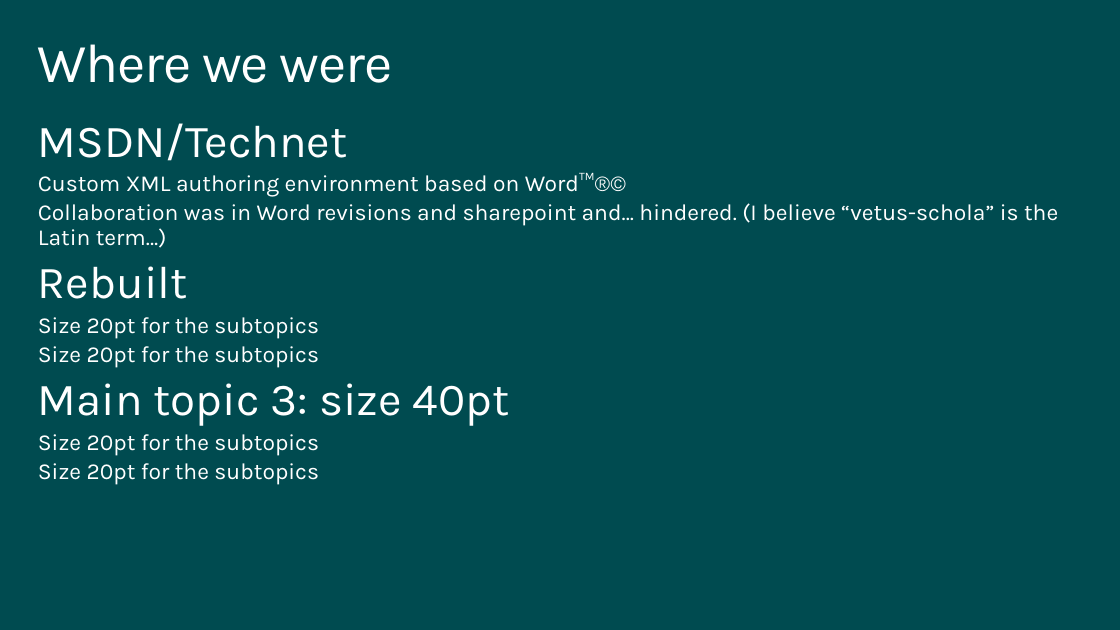
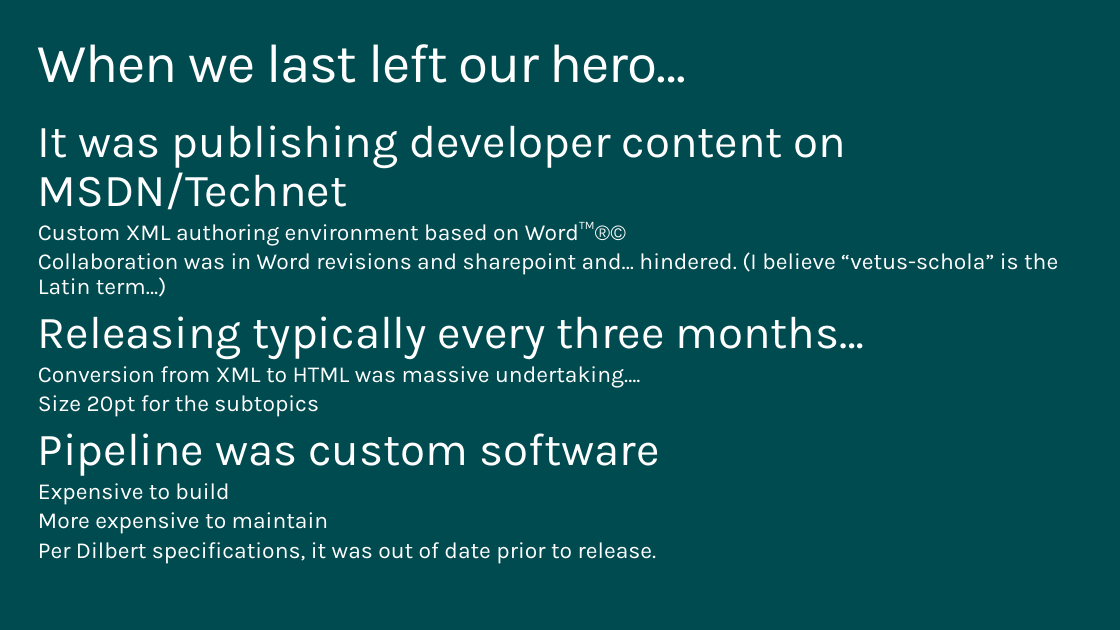
Before and after one commit to squillace/presentations, a slide deck: slide 15 of idw-2015/Content Matters-Open Authoring and Collaboration Across Disciplines.pptx. Drawn at 1120x630 pixels with LibreOffice and Linux fonts; fonts in the diff are those of the drawing; background and template pictures are left out. Boxes give left, top, right and bottom in pixels: in the first picture for what was removed or moved away, otherwise in the second. Text is boxed around its words. In the diff, an @@ line names an element or a change of style, - is before the commit and + after.

```diff
--- a/idw-2015/Content Matters-Open Authoring and Collaboration Across Disciplines.pptx
+++ b/idw-2015/Content Matters-Open Authoring and Collaboration Across Disciplines.pptx
@@ title at [38,44,686,83]: text changed @@
-Where we were
+When we last left our hero…
@@ text at [38,125,847,210]: text changed @@
-MSDN/Technet
+It was publishing developer content on MSDN/Technet
@@ text at [38,316,864,388]: text changed; size 40 to 20 pt @@
-Rebuilt
+Releasing typically every three months…
+  Conversion from XML to HTML was massive undertaking….
@@ text at [38,433,659,564]: text changed @@
-  Size 20pt for the subtopics
-Main topic 3: size 40pt
-  Size 20pt for the subtopics
-  Size 20pt for the subtopics
+Pipeline was custom software
+  Expensive to build
+  More expensive to maintain
+  Per Dilbert specifications, it was out of date prior to release.
```
Also in this commit, not shown: 2 other slides changed, 4 slides added, 1 slide removed.
